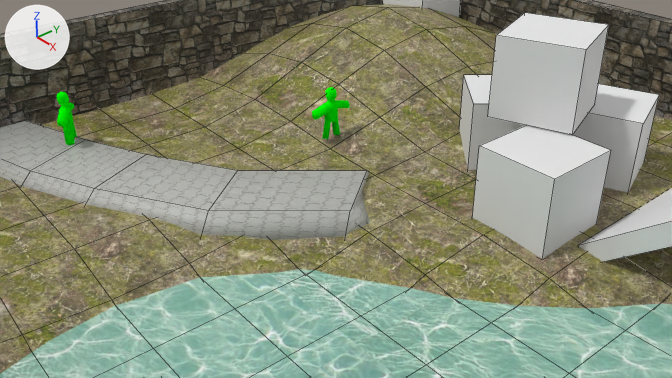
One commit to the Blender file sample blender scene/sample_scene.blend: the scene before it, then after it.
Both versions are drawn from the file's camera 'Camera'. Arrows for +X, +Y and +Z are at upper left; the lights stay in place. Mesh edges are drawn as thin lines on the coarser meshes.

The first picture shows 'Actor.SampleActor', 'Actor.SampleActor.001', 'Crate', 'Crate.001', 'Crate.002', 'Crate.003', 'Crate2', 'Ground', 'Sidewalk', 'Wall', 'Wall.002', 'Water'.
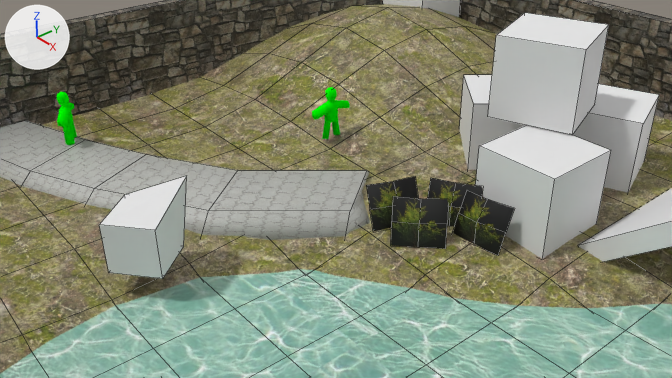
Edits to the bpy script that builds the scene:
```text
Add img_tx_bush_png:
    img_tx_bush_png = load_image('tx_bush.png', 'textures/tx_bush.png', 256, 256, 'sRGB')
Add mat_tx_bush_png:
    mat_tx_bush_png = principled_material('tx_bush.png')
    mat_tx_bush_png.texture = img_tx_bush_png
Add me_cube_011:
    me_cube_011.from_pydata([(1.0, 1.0, -1.0), (1.0, -1.0, -1.0), (-1.0, -1.0, -1.0), (-1.0, 1.0, -1.0), (1.25, 1.48, 1.73), (1.0, -1.0, 1.0), (-1.0, -1.0, 1.0), (-1.0, 1.0, 1.0)], [], [(0, 1, 2, 3), (4, 7, 6, 5), (0, 4, 5, 1), (1, 5, 6, 2), (2, 6, 7, 3), (4, 0, 3, 7)])
    me_cube_011.materials.append(mat_material)  # its picture is missing
Add me_plane_002:
    me_plane_002.from_pydata(...)  # 9 vertices, 4 faces; spans x -0.608..0.608, y 0.001..0.469, z 0.001..1.04
    me_plane_002.polygons.foreach_set('use_smooth', [True] * 4)
    me_plane_002.materials.append(mat_tx_bush_png)  # picture img_tx_bush_png
Add ob_crate3:
    ob_crate3 = bpy.data.objects.new('Crate3', me_cube_011)
    ob_crate3.location = (-0.91, -5.47, 0.86)
    ob_crate3.rotation_euler = (0.0, 0.0, 0.696)  # degrees (0, 0, 40)
    ob_crate3.scale = (0.582, 0.582, 0.582)
Add ob_bush:
    ob_bush = bpy.data.objects.new('Bush', me_plane_002)
    ob_bush.location = (1.18, -0.25, -0.08)
    ob_bush.rotation_euler = (0.0, 0.0, 1.214)  # degrees (0, 0, 70)
Add ob_bush_001:
    ob_bush_001 = bpy.data.objects.new('Bush.001', me_plane_002.copy())
    ob_bush_001.location = (1.99, 0.59, -0.08)
    ob_bush_001.rotation_euler = (0.0, 0.0, 0.524)  # degrees (0, 0, 30)
Add ob_bush_002:
    ob_bush_002 = bpy.data.objects.new('Bush.002', me_plane_002.copy())
    ob_bush_002.location = (2.05, -0.46, -0.08)
    ob_bush_002.rotation_euler = (0.0, 0.0, 0.766)  # degrees (0, 0, 44)
Add ob_bush_003:
    ob_bush_003 = bpy.data.objects.new('Bush.003', me_plane_002.copy())
    ob_bush_003.location = (2.81, 0.54, -0.08)
    ob_bush_003.rotation_euler = (0.0, 0.0, 0.136)  # degrees (0, 0, 7.8)
```

Location of each change, [x1, y1, x2, y2] in pixels of the pictures (672 x 378 px):
'Crate3', added: after [99, 176, 187, 279]
'Bush.002', added: after [391, 196, 449, 249]
'Bush.003', added: after [453, 190, 515, 256]
'Bush', added (black): after [366, 176, 418, 232]
'Bush.001', added: after [427, 178, 483, 227]
